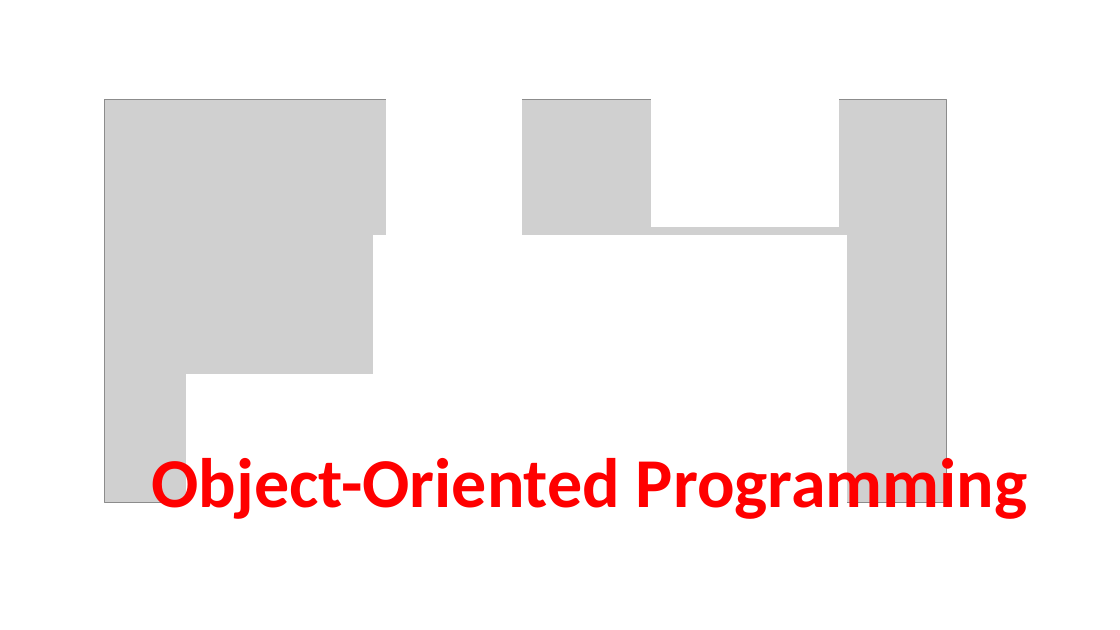
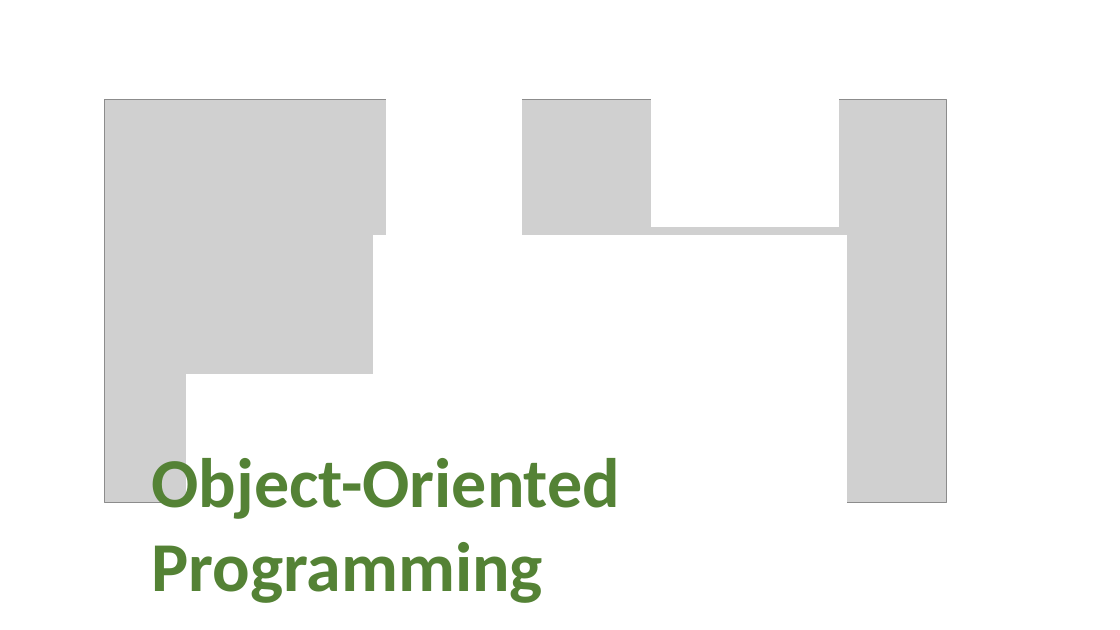
Before and after one commit to perslaursen/OOProg22, a slide deck: slide 11 of Chap/Start/Presentations/ProgrammingProcess.pptx. Drawn at 1120x630 pixels with LibreOffice and Linux fonts; fonts in the diff are those of the drawing; grey boxes stand for pictures. Boxes give left, top, right and bottom in pixels: in the first picture for what was removed or moved away, otherwise in the second. Text is boxed around its words. In the diff, an @@ line names an element or a change of style, - is before the commit and + after.

```diff
--- a/Chap/Start/Presentations/ProgrammingProcess.pptx
+++ b/Chap/Start/Presentations/ProgrammingProcess.pptx
@@ text "Object-Oriented Programming" at (151, 449, 620, 603): text colour #FF0000 to #548235 @@
```
Also in this commit, not shown: 2 other slides changed, 8 other files.
